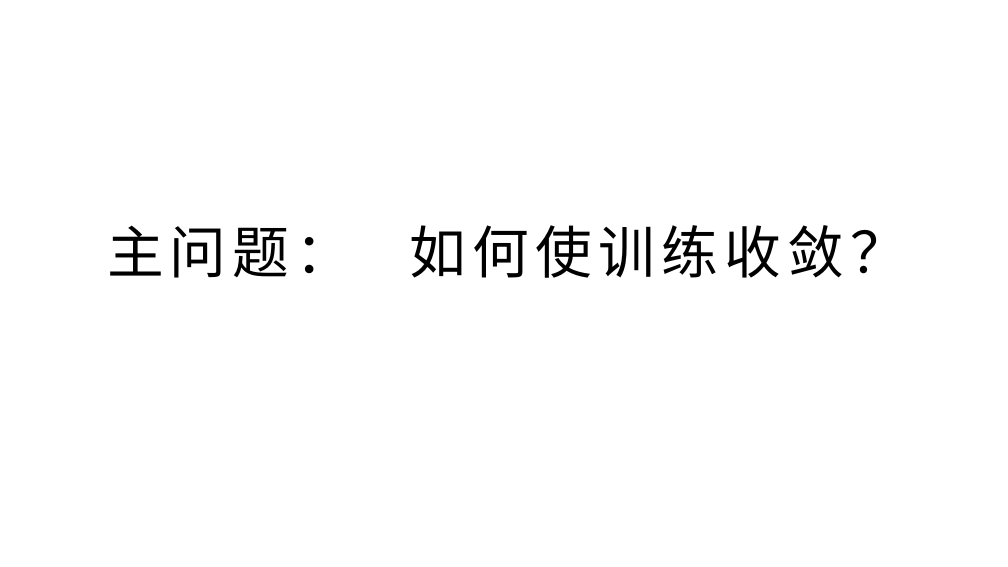
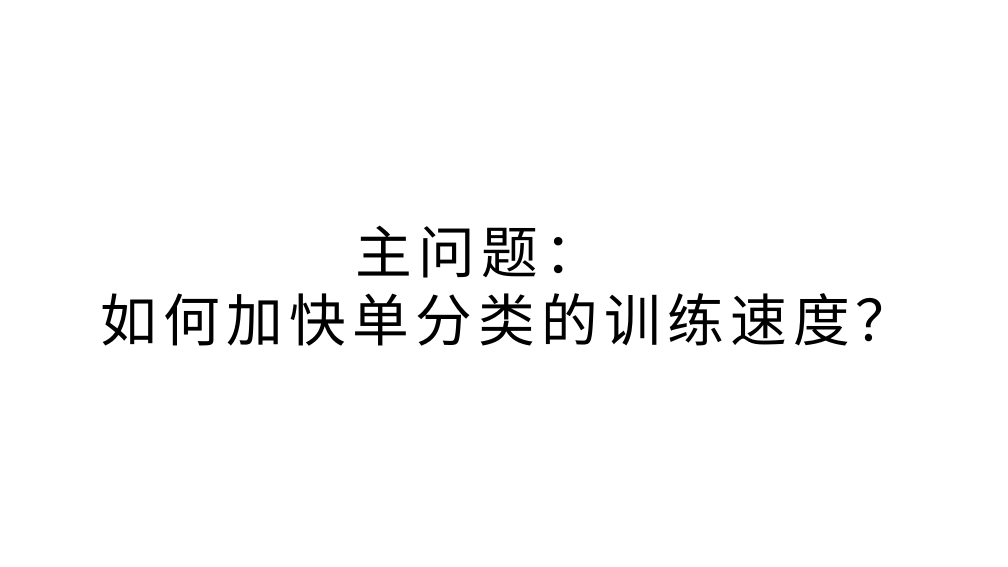
Before and after one commit to yyc-git/DeepLearningEdu, a slide deck: slide 6 of lessons/6_softmax/ppt/使用交叉熵损失函数和Softmax激活函数.pptx (slide 16 before the commit). Drawn at 1008x567 pixels with LibreOffice and Linux fonts; fonts in the diff are those of the drawing; background and template pictures are left out. Boxes give left, top, right and bottom in pixels: in the first picture for what was removed or moved away, otherwise in the second. Text is boxed around its words. In the diff, an @@ line names an element or a change of style, - is before the commit and + after.

```diff
--- a/lessons/6_softmax/ppt/使用交叉熵损失函数和Softmax激活函数.pptx
+++ b/lessons/6_softmax/ppt/使用交叉熵损失函数和Softmax激活函数.pptx
@@ title at (101, 225, 913, 346): text changed @@
-主问题： 如何使训练收敛？
+主问题：
+如何加快单分类的训练速度？
```
Also in this commit, not shown: 11 other slides changed, 9 slides added, 11 slides removed, 1 other file.
